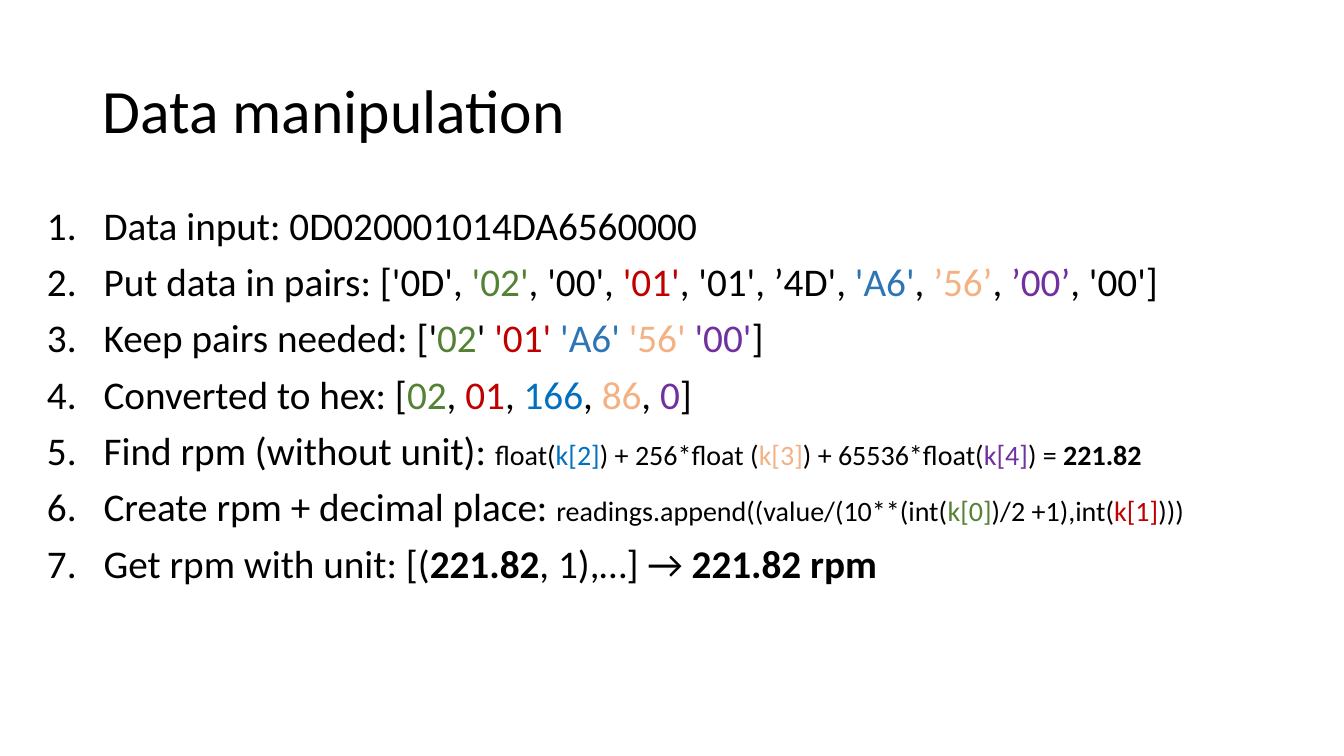
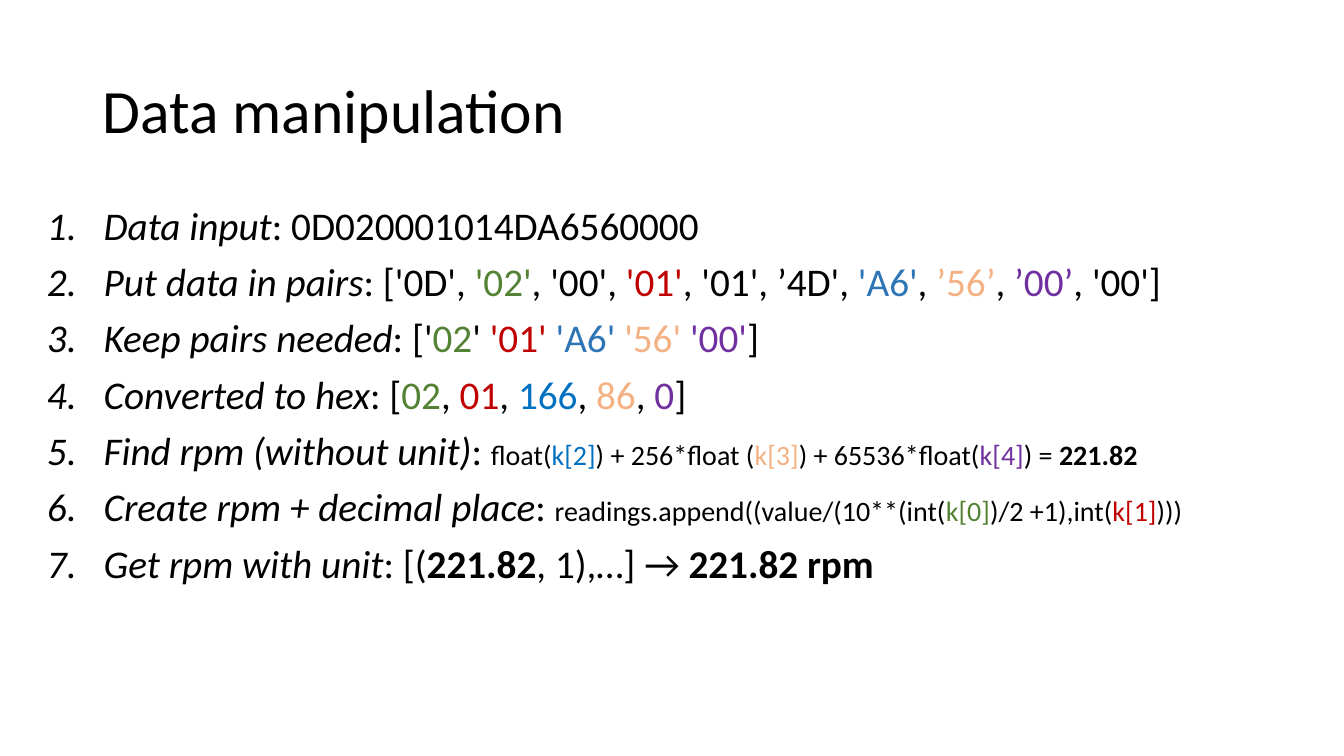
Before and after one commit to CharlotteElle/GyroProject, a slide deck: slide 6 of Project Presentation.pptx. Drawn at 1344x756 pixels with LibreOffice and Linux fonts; fonts in the diff are those of the drawing. Boxes give left, top, right and bottom in pixels: in the first picture for what was removed or moved away, otherwise in the second. Text is boxed around its words. In the diff, an @@ line names an element or a change of style, - is before the commit and + after.

```diff
--- a/Project Presentation.pptx
+++ b/Project Presentation.pptx
@@ text "Data input: 0D020001014DA6560000" at (x1=104, y1=213, x2=1182, y2=585): italic on in "Data input:", "Put data in pairs:", "Keep pairs needed:", "Converted to hex:" and 3 more places @@
```
Also in this commit, not shown: 1 slide added.
